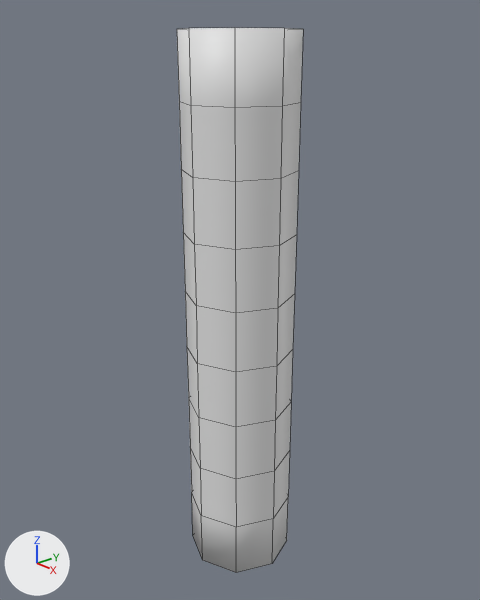
Before and after pictures for a commit that changed the Blender file data/ArmatureStraight.blend.
Both versions are drawn from a camera (50 mm lens) standing at (2.57, -2.24, 2.95) and looking at (-0.03, 0.03, 1.61). The lights are fixed; the arrows at lower left show +X, +Y and +Z. Mesh edges are drawn as thin lines.
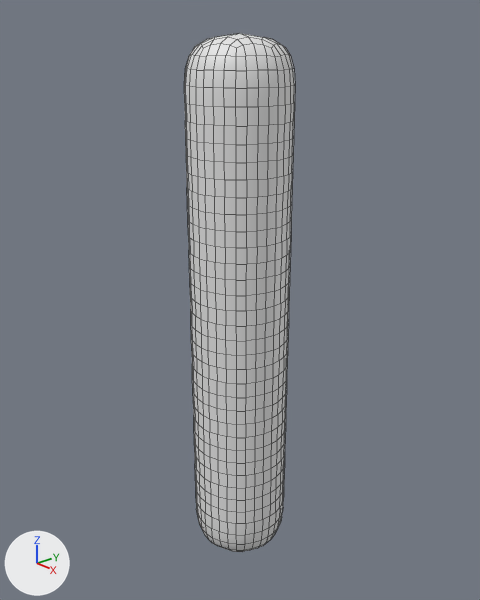
Edits to the bpy script that builds the scene:
```text
Change ob_cylinder:
    add _m = ob_cylinder.modifiers.new('Subsurf', 'SUBSURF')
```

What differs and where, as boxes [x1, y1, x2, y2] in the pictures (480 x 600 px):
'Cylinder', modifiers changed (12% narrower): before [177, 28, 303, 573]; after [184, 33, 295, 552]
